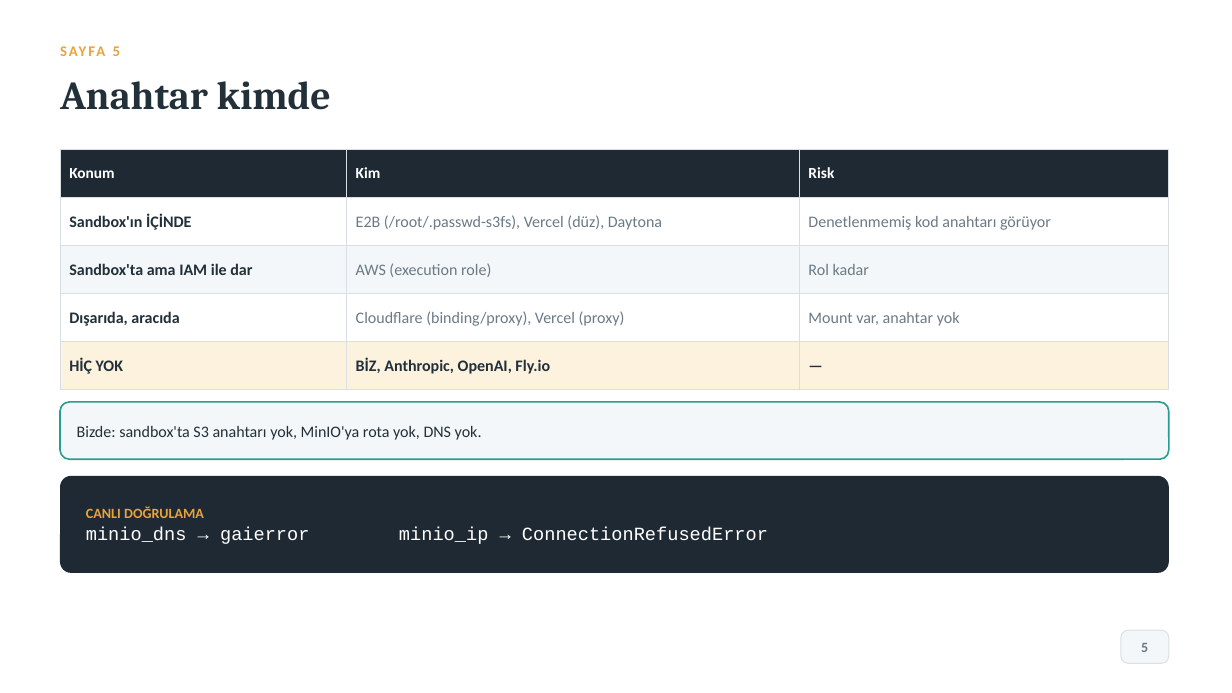
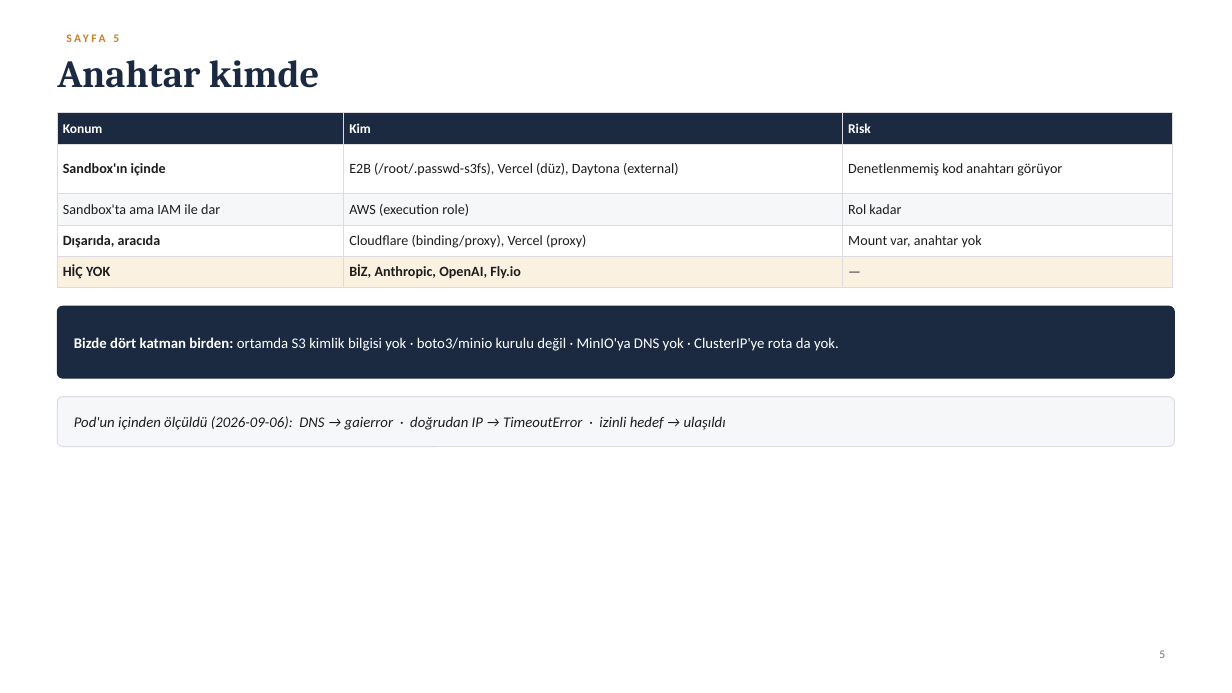
Before and after one commit to AltanReisoglu/Data-Science-Reports, a slide deck: slide 6 of ptc_art/PTC_Sunum_Karsilastirma.pptx. Drawn at 1232x693 pixels with LibreOffice and Linux fonts; fonts in the diff are those of the drawing. Boxes give left, top, right and bottom in pixels: in the first picture for what was removed or moved away, otherwise in the second. Text is boxed around its words. In the diff, an @@ line names an element or a change of style, - is before the commit and + after.

```diff
--- a/ptc_art/PTC_Sunum_Karsilastirma.pptx
+++ b/ptc_art/PTC_Sunum_Karsilastirma.pptx
@@ text "SAYFA 5" moved from (x1=113, y1=46, x2=120, y2=56) to (x1=113, y1=34, x2=119, y2=42) @@
@@ text "SAYFA 5" at (x1=113, y1=34, x2=119, y2=42): size 11.5 to 9 pt, text colour #E8A33D to #C87F26, letter spacing 1.6 to 2 pt @@
@@ text "Anahtar kimde" moved from (x1=60, y1=81, x2=331, y2=110) to (x1=57, y1=60, x2=319, y2=88) @@
@@ text "Anahtar kimde" at (x1=57, y1=60, x2=319, y2=88): size 31 to 30 pt, text colour #22303A to #1B2A41 @@
@@ table at (x1=57, y1=113, x2=1173, y2=283) @@
-row 2, column 1: Sandbox'ın İÇİNDE
+row 2, column 1: Sandbox'ın içinde
-row 2, column 2: E2B (/root/.passwd-s3fs), Vercel (düz), Daytona
+row 2, column 2: E2B (/root/.passwd-s3fs), Vercel (düz), Daytona (external)
@@ fill #1F2933 to #1B2A41 in row 1 @@
@@ fill #F4F7F9 to #F6F7F9 in row 3 @@
@@ fill #FDF2DE to #FBF1E0 in row 5 @@
@@ size 12 to 10.5 pt in "Konum", "Kim", "Risk" @@
@@ size 12.5 to 11 pt in "Denetlenmemiş kod anahtarı görüyor", "Sandbox'ta ama IAM ile dar", "AWS (execution role)", "Rol kadar" and 6 more places @@
@@ text colour #6B7A87 to #1D1D1F in "Denetlenmemiş kod anahtarı görüyor", "AWS (execution role)", "Rol kadar", "Cloudflare (binding/proxy), Vercel (proxy)" and 1 more places @@
@@ text colour #22303A to #1D1D1F in "Sandbox'ta ama IAM ile dar", "Dışarıda, aracıda", "HİÇ YOK", "BİZ, Anthropic, OpenAI, Fly.io" and 1 more places @@
@@ bold off in "Sandbox'ta ama IAM ile dar", "—" @@
@@ borders changed @@
@@ table resized from (x1=60, y1=150, x2=1169, y2=378) to (x1=57, y1=113, x2=1173, y2=283) @@
@@ rounded rectangle added at (x1=57, y1=306, x2=1175, y2=378), fill #1B2A41, outline #1B2A41 0.75 pt @@
@@ text at (x1=74, y1=337, x2=839, y2=351): text changed; size 12.5 to 11.5 pt; text colour #22303A to #FFFFFF @@
-Bizde: sandbox'ta S3 anahtarı yok, MinIO'ya rota yok, DNS yok.
+Bizde dört katman birden: ortamda S3 kimlik bilgisi yok · boto3/minio kurulu değil · MinIO'ya DNS yok · ClusterIP'ye rota da yok.
@@ rounded rectangle resized from (x1=60, y1=402, x2=1169, y2=459) to (x1=57, y1=396, x2=1175, y2=446) @@
@@ rounded rectangle at (x1=57, y1=396, x2=1175, y2=446): fill #F4F7F9 to #F6F7F9; outline #2A9D8F 1.25 pt to #DCDCE0 0.75 pt; proportions changed @@
@@ text added at (x1=74, y1=416, x2=726, y2=430), 11.5 pt, text #1D1D1F, italic @@
+Pod'un içinden ölçüldü (2026-09-06): DNS → gaierror · doğrudan IP → TimeoutError · izinli hedef → ulaşıldı
@@ rounded rectangle removed at (x1=60, y1=476, x2=1169, y2=573) @@
@@ text removed at (x1=86, y1=506, x2=768, y2=544) @@
-CANLI DOĞRULAMA
-minio_dns → gaierror minio_ip → ConnectionRefusedError
@@ rounded rectangle removed at (x1=1121, y1=630, x2=1169, y2=664) @@
@@ text "5" moved from (x1=1141, y1=643, x2=1148, y2=652) to (x1=1159, y1=650, x2=1165, y2=658) @@
@@ text "5" at (x1=1159, y1=650, x2=1165, y2=658): size 11 to 9 pt, text colour #6B7A87 to #6E6E73, bold off; alignment centre to right @@
```
Also in this commit, not shown: 14 other slides changed, 2 slides added, 2 slides removed, 8 other files.
